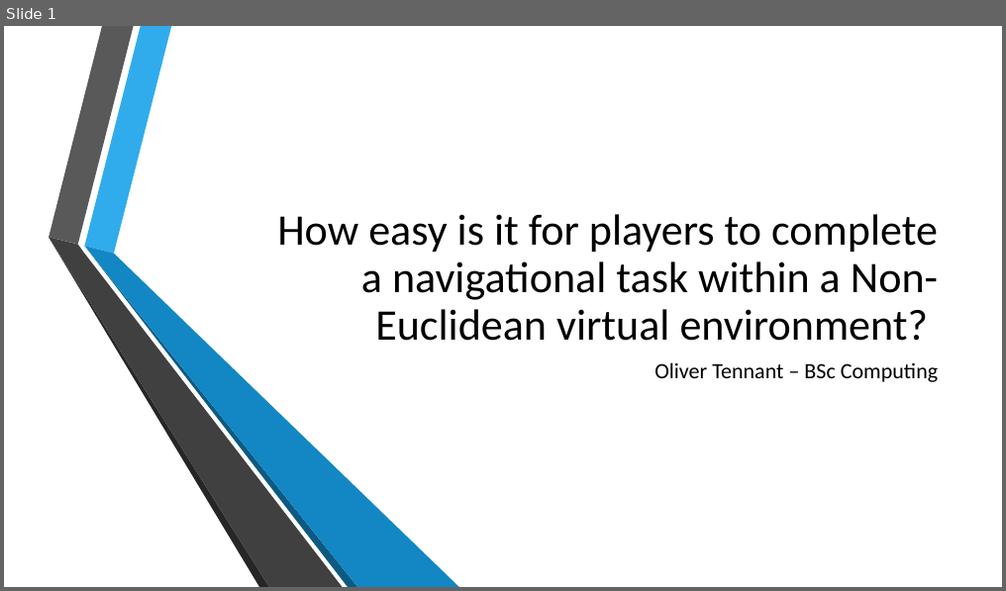
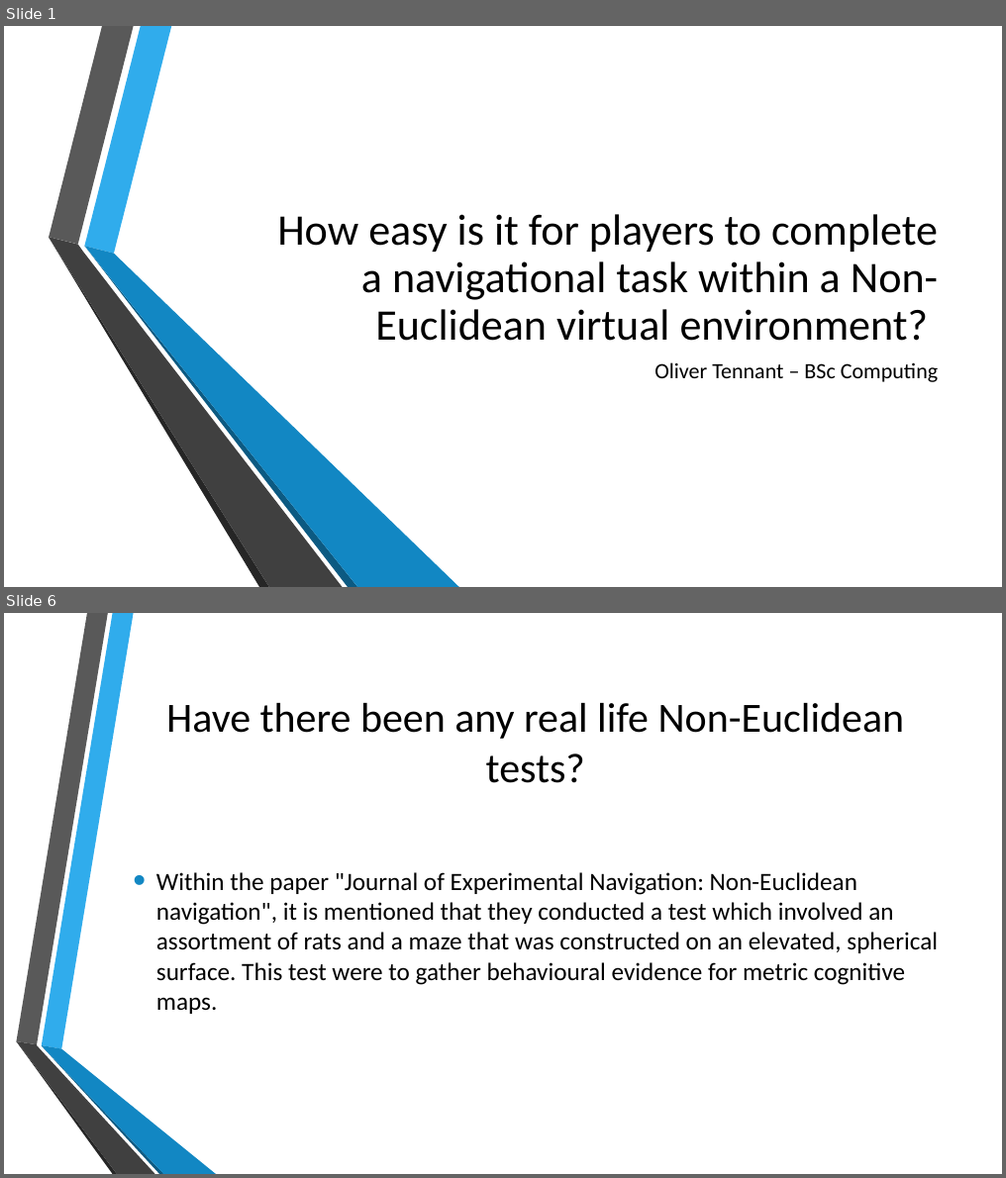
Before and after one commit to Lieu-Tennie/Non-Euclidean-Virtual-Environment-Artefact, a slide deck: Non-Euclidean Presentation.pptx. Shown one above the other, each under a label of ours: slide 1 before the commit, slides 1 and 6 after it; the slides between them are not shown. The pictures are 1006x591 and 1006x1178 pixels, drawn with LibreOffice and Linux fonts; fonts in the diff are those of the drawing; background and template pictures are left out. Boxes give left, top, right and bottom in pixels: in the first picture for what was removed or moved away, otherwise in the second. Text is boxed around its words. In the diff, an @@ line names an element or a change of style, - is before the commit and + after.

```diff
--- a/Non-Euclidean Presentation.pptx
+++ b/Non-Euclidean Presentation.pptx
@@ slide 6 added at (x1=4, y1=613, x2=1002, y2=1174), background picture (left out) @@
@@ title added at (x1=166, y1=703, x2=905, y2=783), 40 pt, text #000000 @@
+Have there been any real life Non-Euclidean tests?
@@ text added at (x1=156, y1=872, x2=938, y2=1014), 24 pt, text #000000 @@
+• Within the paper "Journal of Experimental Navigation: Non-Euclidean navigation", it is mentioned that they conducted a test which involved an assortment of rats and a maze that was constructed on an elevated, spherical surface. This test were to gather behavioural evidence for metric cognitive maps.
@@ group added at (x1=16, y1=613, x2=216, y2=1174): 6 freeform shapes @@
```
Also in this commit, not shown: 1 slide changed, 13 other slides added.
